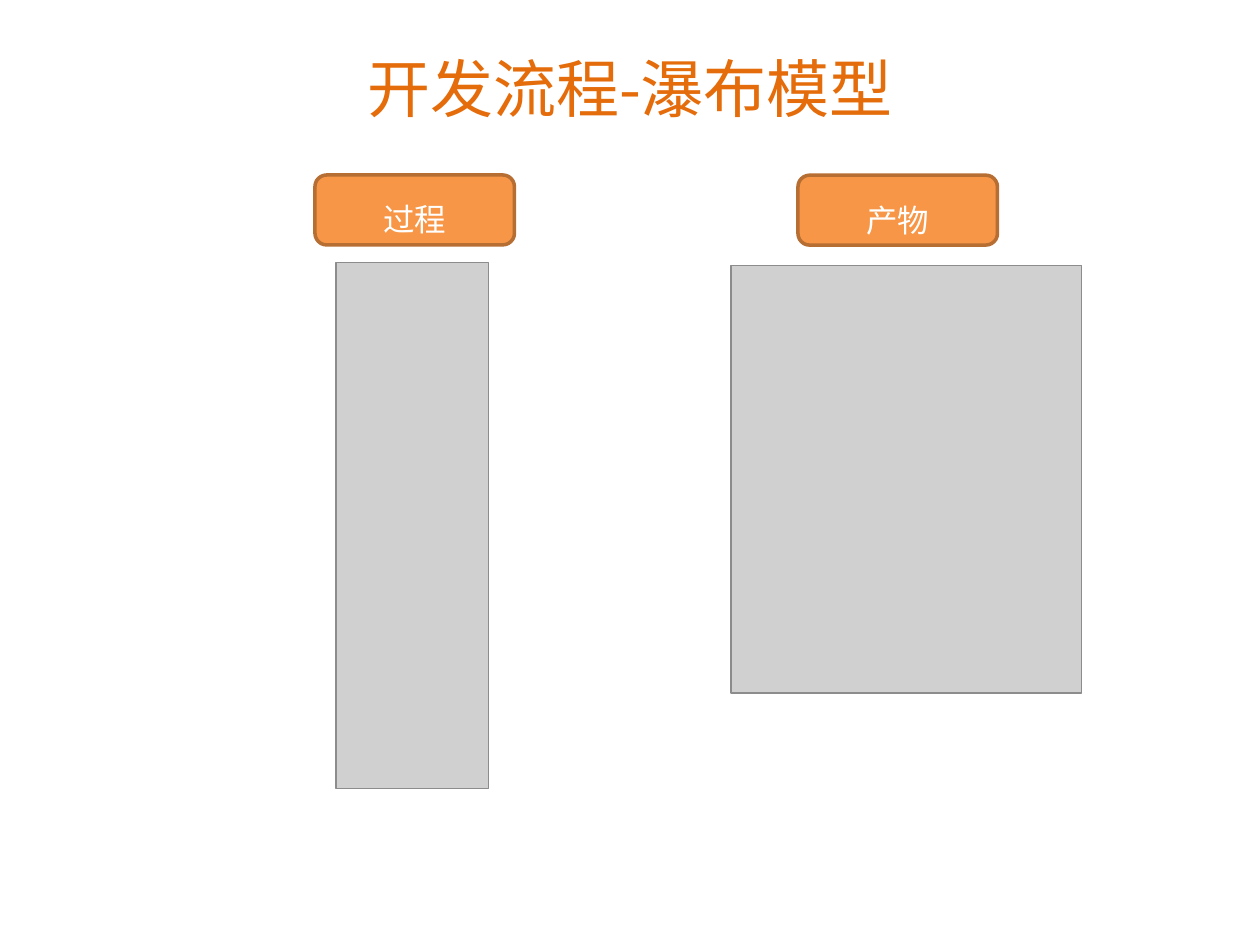
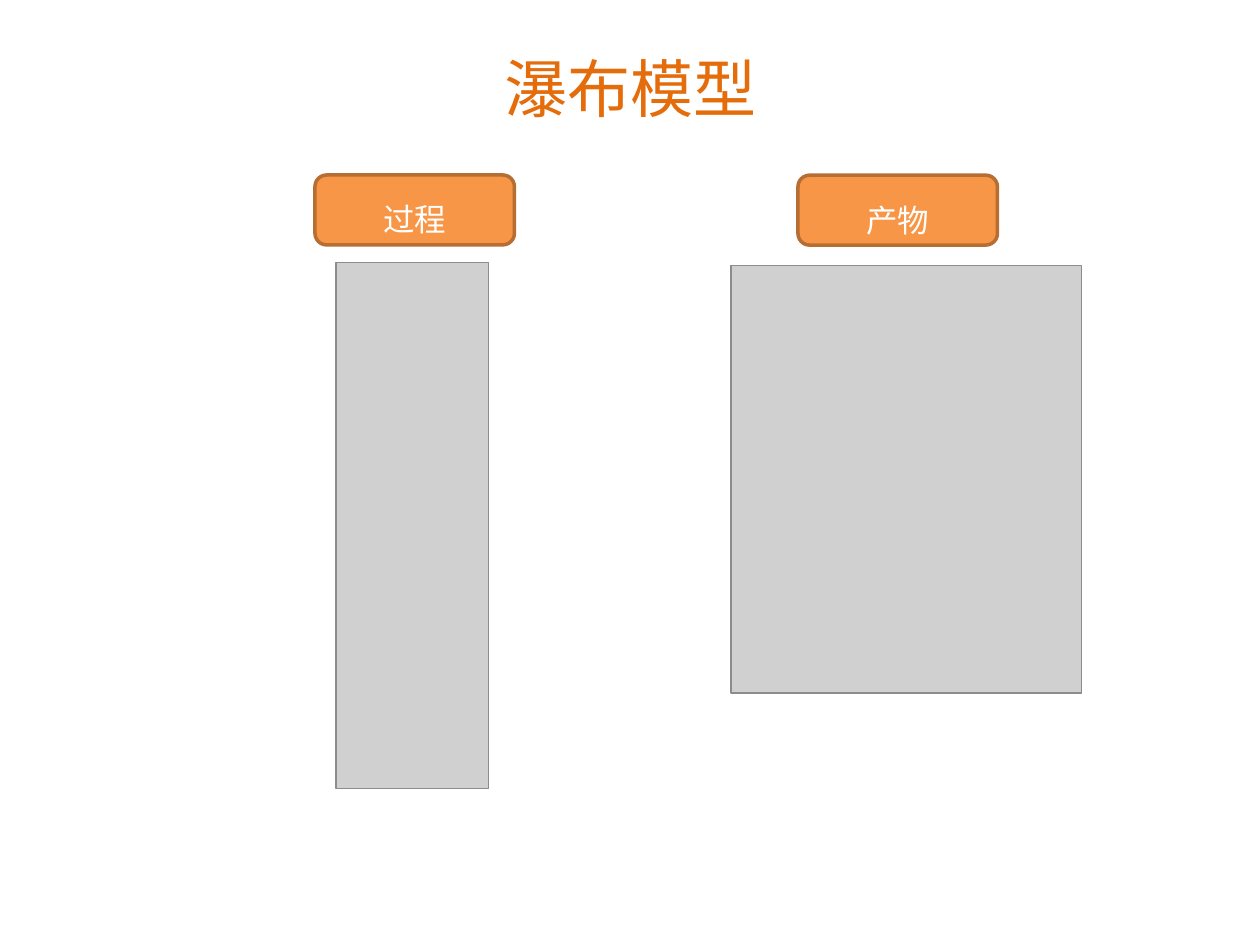
Before and after one commit to Benguan/document, a slide deck: slide 3 of 上大培训：scrum和vs2012 部分.pptx (slide 2 before the commit). Drawn at 1260x945 pixels with LibreOffice and Linux fonts; fonts in the diff are those of the drawing; grey boxes stand for pictures; background and template pictures are left out. Boxes give left, top, right and bottom in pixels: in the first picture for what was removed or moved away, otherwise in the second. Text is boxed around its words. In the diff, an @@ line names an element or a change of style, - is before the commit and + after.

```diff
--- a/上大培训：scrum和vs2012 部分.pptx
+++ b/上大培训：scrum和vs2012 部分.pptx
@@ title at <box>504,59,756,118</box>: text changed @@
-开发流程-瀑布模型
+瀑布模型
```
Also in this commit, not shown: 3 other slides changed, 5 slides added, 3 other files.
